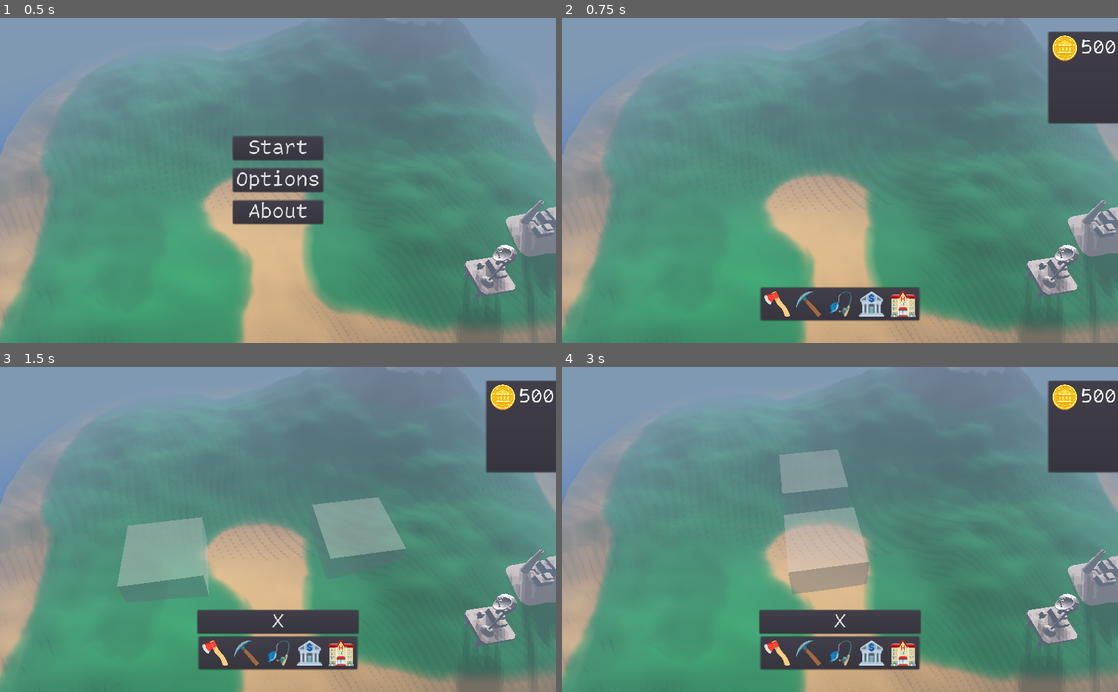
Above: before the commit, frames 1-4 (two rows, left to right).
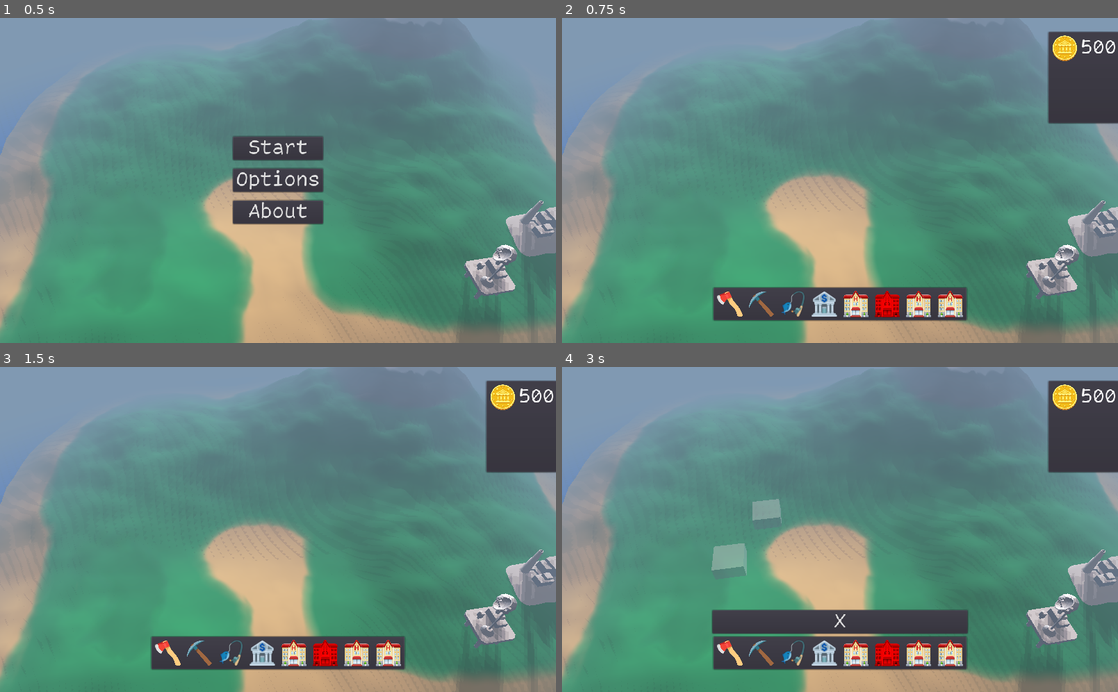
Above: after the commit, the same moments.

Repository: ash4rk/ld54-island-city-builder
Game: Godot game, scene res://main.tscn
Same seed, same stepped clock (60 frames per second), same inputs: the game is played once before the commit and once after it.
Inputs (mouse positions are in pixels of both pictures, inside the frame that each line leads up to):
- Up to frame 1 (0.5 s): no input
- Up to frame 2 (0.75 s): click "Start" at 0.5 s
- Up to frame 3 (1.5 s): click (216, 653) at 1.27 s
- Up to frame 4 (3 s): click (728, 653) at 2.02 s; click (806, 653) at 2.77 s

Frame 1 is identical in both runs. In frame 2, 3.3% of the frame differs, in the area x 27-73%, y 82-94%; in frame 3, 11%, in the area x 21-73%, y 40-94%; in frame 4, 10%.

Commit message:
FIX: Update buildings info

Diff:
--- a/assets/buildings_info/building_info_resource.gd
+++ b/assets/buildings_info/building_info_resource.gd
@@ -2,8 +2,10 @@
 
 export var build_name: String = "empty"
 export var cost_coins: int = 0
-export var income_time: float = 3.0
-export(int, FLAGS, "Coastal", "OnTheRocks", "OnTheSand", "Forest") var required_terrain = 0
+export var income: int = 0
+export var technologies: int = 0
+export var attractiveness: int = 0
+export(int, FLAGS, "Coastal", "Mountains", "Ground") var required_terrain = 0
 
 export(PackedScene) var mesh
 export(Resource) var particle_image
--- a/assets/buildings_info/sawmill.tres
+++ b/assets/buildings_info/bungalow.tres
@@ -1,14 +1,16 @@
 [gd_resource type="Resource" load_steps=4 format=2]
 
 [ext_resource path="res://assets/buildings_info/building_info_resource.gd" type="Script" id=1]
-[ext_resource path="res://assets/placeholders/buildings/sawmill_mesh.tscn" type="PackedScene" id=2]
+[ext_resource path="res://assets/buildings/Bungalo.tscn" type="PackedScene" id=2]
 [ext_resource path="res://assets/placeholders/log.png" type="Texture" id=3]
 
 [resource]
 script = ExtResource( 1 )
-build_name = "Sawmill"
-cost_coins = 35
-income_time = 3.0
-required_terrain = 8
+build_name = "Bungalow"
+cost_coins = 25
+income = 0
+technologies = -1
+attractiveness = 4
+required_terrain = 1
 mesh = ExtResource( 2 )
 particle_image = ExtResource( 3 )
--- /dev/null
+++ b/assets/buildings_info/cat_attraction.tres
@@ -0,0 +1,16 @@
+[gd_resource type="Resource" load_steps=4 format=2]
+
+[ext_resource path="res://assets/buildings_info/building_info_resource.gd" type="Script" id=1]
+[ext_resource path="res://assets/placeholders/buildings/green_building.tscn" type="PackedScene" id=2]
+[ext_resource path="res://assets/placeholders/tree.png" type="Texture" id=3]
+
+[resource]
+script = ExtResource( 1 )
+build_name = "CatAttraction"
+cost_coins = 350
+income = -6
+technologies = 0
+attractiveness = 40
+required_terrain = 4
+mesh = ExtResource( 2 )
+particle_image = ExtResource( 3 )
--- /dev/null
+++ b/assets/buildings_info/docks.tres
@@ -0,0 +1,16 @@
+[gd_resource type="Resource" load_steps=4 format=2]
+
+[ext_resource path="res://assets/buildings_info/building_info_resource.gd" type="Script" id=1]
+[ext_resource path="res://assets/buildings/Docks.tscn" type="PackedScene" id=2]
+[ext_resource path="res://assets/placeholders/fish.png" type="Texture" id=3]
+
+[resource]
+script = ExtResource( 1 )
+build_name = "Docks"
+cost_coins = 30
+income = 8
+technologies = 0
+attractiveness = -2
+required_terrain = 1
+mesh = ExtResource( 2 )
+particle_image = ExtResource( 3 )
--- a/assets/buildings_info/quarry.tres
+++ b/assets/buildings_info/factory.tres
@@ -1,14 +1,16 @@
 [gd_resource type="Resource" load_steps=4 format=2]
 
 [ext_resource path="res://assets/buildings_info/building_info_resource.gd" type="Script" id=1]
-[ext_resource path="res://assets/placeholders/buildings/quarry_mesh.tscn" type="PackedScene" id=2]
+[ext_resource path="res://assets/buildings/Factory.tscn" type="PackedScene" id=2]
 [ext_resource path="res://assets/placeholders/rock.png" type="Texture" id=3]
 
 [resource]
 script = ExtResource( 1 )
-build_name = "Quarry"
-cost_coins = 70
-income_time = 3.0
-required_terrain = 2
+build_name = "Factory"
+cost_coins = 160
+income = 30
+technologies = 0
+attractiveness = -8
+required_terrain = 4
 mesh = ExtResource( 2 )
 particle_image = ExtResource( 3 )
--- /dev/null
+++ b/assets/buildings_info/hotel.tres
@@ -0,0 +1,16 @@
+[gd_resource type="Resource" load_steps=4 format=2]
+
+[ext_resource path="res://assets/buildings_info/building_info_resource.gd" type="Script" id=1]
+[ext_resource path="res://assets/placeholders/hotel.png" type="Texture" id=2]
+[ext_resource path="res://assets/placeholders/buildings/white_building.tscn" type="PackedScene" id=3]
+
+[resource]
+script = ExtResource( 1 )
+build_name = "Hotel"
+cost_coins = 110
+income = 2
+technologies = -2
+attractiveness = 7
+required_terrain = 4
+mesh = ExtResource( 3 )
+particle_image = ExtResource( 2 )
--- /dev/null
+++ b/assets/buildings_info/meteo.tres
@@ -0,0 +1,16 @@
+[gd_resource type="Resource" load_steps=4 format=2]
+
+[ext_resource path="res://assets/buildings_info/building_info_resource.gd" type="Script" id=1]
+[ext_resource path="res://assets/placeholders/rock.png" type="Texture" id=2]
+[ext_resource path="res://assets/buildings/Meteo.tscn" type="PackedScene" id=3]
+
+[resource]
+script = ExtResource( 1 )
+build_name = "Meteo"
+cost_coins = 220
+income = -2
+technologies = 5
+attractiveness = -1
+required_terrain = 2
+mesh = ExtResource( 3 )
+particle_image = ExtResource( 2 )
--- /dev/null
+++ b/assets/buildings_info/spaceport.tres
@@ -0,0 +1,16 @@
+[gd_resource type="Resource" load_steps=4 format=2]
+
+[ext_resource path="res://assets/buildings_info/building_info_resource.gd" type="Script" id=1]
+[ext_resource path="res://assets/placeholders/rock.png" type="Texture" id=2]
+[ext_resource path="res://assets/placeholders/buildings/white_building.tscn" type="PackedScene" id=3]
+
+[resource]
+script = ExtResource( 1 )
+build_name = "Spaceport"
+cost_coins = 800
+income = -5
+technologies = 20
+attractiveness = -2
+required_terrain = 4
+mesh = ExtResource( 3 )
+particle_image = ExtResource( 2 )
--- /dev/null
+++ b/assets/buildings_info/winery.tres
@@ -0,0 +1,16 @@
+[gd_resource type="Resource" load_steps=4 format=2]
+
+[ext_resource path="res://assets/buildings_info/building_info_resource.gd" type="Script" id=1]
+[ext_resource path="res://assets/placeholders/rock.png" type="Texture" id=2]
+[ext_resource path="res://assets/placeholders/buildings/blue_building.tscn" type="PackedScene" id=3]
+
+[resource]
+script = ExtResource( 1 )
+build_name = "Winery"
+cost_coins = 100
+income = 18
+technologies = -4
+attractiveness = 0
+required_terrain = 2
+mesh = ExtResource( 3 )
+particle_image = ExtResource( 2 )
--- a/assets/placeholders/buildings/shipyard_mesh.tscn
+++ b/assets/placeholders/buildings/blue_building.tscn
@@ -4,5 +4,5 @@
 resource_local_to_scene = true
 albedo_color = Color( 0.0627451, 0.52549, 0.894118, 1 )
 
-[node name="ShipyardMesh" type="CSGCylinder"]
+[node name="BlueBuildingMesh" type="CSGCylinder"]
 material = SubResource( 1 )
--- a/assets/placeholders/buildings/sawmill_mesh.tscn
+++ b/assets/placeholders/buildings/green_building.tscn
@@ -4,5 +4,5 @@
 resource_local_to_scene = true
 albedo_color = Color( 0.345098, 0.917647, 0.227451, 1 )
 
-[node name="SawmillMesh" type="CSGCylinder"]
+[node name="GreenBuildingMesh" type="CSGCylinder"]
 material = SubResource( 1 )
--- a/assets/placeholders/buildings/quarry_mesh.tscn
+++ b/assets/placeholders/buildings/white_building.tscn
@@ -2,5 +2,5 @@
 
 [sub_resource type="SpatialMaterial" id=1]
 
-[node name="QuarryMesh" type="CSGCylinder"]
+[node name="WhiteBuildingMesh" type="CSGCylinder"]
 material = SubResource( 1 )
--- a/main.tscn
+++ b/main.tscn
@@ -1,11 +1,11 @@
-[gd_scene load_steps=27 format=2]
+[gd_scene load_steps=33 format=2]
 
 [ext_resource path="res://scenes/placeholder.tscn" type="PackedScene" id=1]
 [ext_resource path="res://scripts/main_menu.gd" type="Script" id=2]
 [ext_resource path="res://assets/main_theme.tres" type="Theme" id=3]
-[ext_resource path="res://assets/buildings_info/sawmill.tres" type="Resource" id=4]
+[ext_resource path="res://assets/buildings_info/bungalow.tres" type="Resource" id=4]
 [ext_resource path="res://assets/placeholders/coin.png" type="Texture" id=5]
-[ext_resource path="res://assets/buildings_info/quarry.tres" type="Resource" id=6]
+[ext_resource path="res://assets/buildings_info/docks.tres" type="Resource" id=6]
 [ext_resource path="res://scenes/ui/building_button.tscn" type="PackedScene" id=7]
 [ext_resource path="res://assets/placeholders/bank.png" type="Texture" id=8]
 [ext_resource path="res://assets/placeholders/fishrod.png" type="Texture" id=9]
@@ -19,6 +19,12 @@
 [ext_resource path="res://assets/buildings/Bungalo.tscn" type="PackedScene" id=17]
 [ext_resource path="res://assets/buildings/Meteo.tscn" type="PackedScene" id=18]
 [ext_resource path="res://assets/buildings/Factory.tscn" type="PackedScene" id=19]
+[ext_resource path="res://assets/buildings_info/spaceport.tres" type="Resource" id=20]
+[ext_resource path="res://assets/buildings_info/cat_attraction.tres" type="Resource" id=21]
+[ext_resource path="res://assets/buildings_info/factory.tres" type="Resource" id=22]
+[ext_resource path="res://assets/buildings_info/winery.tres" type="Resource" id=23]
+[ext_resource path="res://assets/buildings_info/hotel.tres" type="Resource" id=24]
+[ext_resource path="res://assets/buildings_info/meteo.tres" type="Resource" id=25]
 
 [sub_resource type="SpatialMaterial" id=4]
 resource_local_to_scene = true
@@ -88,34 +94,34 @@
 [node name="Props" type="Spatial" parent="World"]
 
 [node name="Buildings" type="Spatial" parent="World"]
-transform = Transform( 5, 0, 0, 0, 5, 0, 0, 0, 5, -15.0138, 2.12112, 16.194 )
+transform = Transform( 1, 0, 0, 0, 1, 0, 0, 0, 1, -15.0138, 2.12112, 16.194 )
 
 [node name="Placeholders" type="Spatial" parent="World/Buildings"]
 
 [node name="Placeholder" parent="World/Buildings/Placeholders" instance=ExtResource( 1 )]
-transform = Transform( 1, 0, 0, 0, 1, 0, 0, 0, 1, -2.54602, 0, 0 )
+transform = Transform( 1, 0, 0, 0, 1, 0, 0, 0, 1, -12.6824, 0, 0 )
 material = SubResource( 4 )
-terrain_tags = 8
+terrain_tags = 1
 
 [node name="Placeholder2" parent="World/Buildings/Placeholders" instance=ExtResource( 1 )]
-transform = Transform( 1, 0, 0, 0, 1, 0, 0, 0, 1, 0, -2.38419e-07, -2.9113 )
+transform = Transform( 1, 0, 0, 0, 1, 0, 0, 0, 1, -7.63307, -2.38419e-07, -8.17518 )
 material = SubResource( 5 )
-terrain_tags = 2
+terrain_tags = 1
 
 [node name="Placeholder3" parent="World/Buildings/Placeholders" instance=ExtResource( 1 )]
-transform = Transform( 1, 0, 0, 0, 1, 0, 0, 0, 1, 0, 2.38419e-07, 0 )
+transform = Transform( 1, 0, 0, 0, 1, 0, 0, 0, 1, 2.57608, 2.38419e-07, -9.02251 )
 material = SubResource( 6 )
 terrain_tags = 2
 
 [node name="Placeholder4" parent="World/Buildings/Placeholders" instance=ExtResource( 1 )]
-transform = Transform( 1, 0, 0, 0, 1, 0, 0, 0, 1, 0, 0, 2.43717 )
+transform = Transform( 1, 0, 0, 0, 1, 0, 0, 0, 1, -6.95565, 0, 3.62015 )
 material = SubResource( 7 )
+terrain_tags = 2
+
+[node name="Placeholder5" parent="World/Buildings/Placeholders" instance=ExtResource( 1 )]
+transform = Transform( 1, 0, 0, 0, 1, 0, 0, 0, 1, 3.50617, 4.76837e-07, 0.96162 )
+material = SubResource( 8 )
 terrain_tags = 4
-
-[node name="Placeholder5" parent="World/Buildings/Placeholders" instance=ExtResource( 1 )]
-transform = Transform( 1, 0, 0, 0, 1, 0, 0, 0, 1, 2.59697, 4.76837e-07, 0 )
-material = SubResource( 8 )
-terrain_tags = 8
 
 [node name="Sea" type="CSGMesh" parent="World"]
 transform = Transform( 1, 0, 0, 0, -4.37114e-08, 1, 0, -1, -4.37114e-08, -1.48114, -0.789192, -4.17184 )
@@ -218,29 +224,47 @@
 margin_bottom = 57.0
 custom_constants/separation = 8
 
-[node name="Sawmill" parent="UI/BuildingContainer/BuildingButtons/HBoxContainer" instance=ExtResource( 7 )]
-building_info = ExtResource( 4 )
-
-[node name="Quarry" parent="UI/BuildingContainer/BuildingButtons/HBoxContainer" instance=ExtResource( 7 )]
+[node name="Docks" parent="UI/BuildingContainer/BuildingButtons/HBoxContainer" instance=ExtResource( 7 )]
+building_info = ExtResource( 6 )
+
+[node name="Bungalo" parent="UI/BuildingContainer/BuildingButtons/HBoxContainer" instance=ExtResource( 7 )]
 margin_left = 58.0
 margin_right = 108.0
 texture_normal = ExtResource( 11 )
-building_info = ExtResource( 6 )
-
-[node name="Shipyard" parent="UI/BuildingContainer/BuildingButtons/HBoxContainer" instance=ExtResource( 7 )]
+building_info = ExtResource( 4 )
+
+[node name="Hotel" parent="UI/BuildingContainer/BuildingButtons/HBoxContainer" instance=ExtResource( 7 )]
 margin_left = 116.0
 margin_right = 166.0
 texture_normal = ExtResource( 9 )
-building_info = ExtResource( 4 )
-
-[node name="Bank" parent="UI/BuildingContainer/BuildingButtons/HBoxContainer" instance=ExtResource( 7 )]
+building_info = ExtResource( 24 )
+
+[node name="Factory" parent="UI/BuildingContainer/BuildingButtons/HBoxContainer" instance=ExtResource( 7 )]
 margin_left = 174.0
 margin_right = 224.0
 texture_normal = ExtResource( 8 )
-building_info = ExtResource( 4 )
-
-[node name="Hotel" parent="UI/BuildingContainer/BuildingButtons/HBoxContainer" instance=ExtResource( 7 )]
-margin_left = 232.0
-margin_right = 282.0
-texture_normal = ExtResource( 10 )
-building_info = ExtResource( 4 )
+building_info = ExtResource( 22 )
+
+[node name="CatAttraction" parent="UI/BuildingContainer/BuildingButtons/HBoxContainer" instance=ExtResource( 7 )]
+margin_left = 232.0
+margin_right = 282.0
+texture_normal = ExtResource( 10 )
+building_info = ExtResource( 21 )
+
+[node name="Spaceport" parent="UI/BuildingContainer/BuildingButtons/HBoxContainer" instance=ExtResource( 7 )]
+margin_left = 232.0
+margin_right = 282.0
+texture_normal = ExtResource( 10 )
+building_info = ExtResource( 20 )
+
+[node name="Meteo" parent="UI/BuildingContainer/BuildingButtons/HBoxContainer" instance=ExtResource( 7 )]
+margin_left = 232.0
+margin_right = 282.0
+texture_normal = ExtResource( 10 )
+building_info = ExtResource( 25 )
+
+[node name="Winery" parent="UI/BuildingContainer/BuildingButtons/HBoxContainer" instance=ExtResource( 7 )]
+margin_left = 232.0
+margin_right = 282.0
+texture_normal = ExtResource( 10 )
+building_info = ExtResource( 23 )
--- a/scenes/building.gd
+++ b/scenes/building.gd
@@ -7,8 +7,7 @@
 
 func _ready():
 	self.add_child(building_info.mesh.instance())
-	$IncomeTimer.wait_time = building_info.income_time
-	$IncomeTimer.connect("timeout", self, "_emit_income")
+	Global.connect("update_stats", self, "_emit_income")
 	if building_info.particle_image:
 		$IncomeParticle.mesh.material.albedo_texture = building_info.particle_image
 
--- a/scenes/building.tscn
+++ b/scenes/building.tscn
@@ -19,11 +19,9 @@
 [node name="Building" type="Spatial"]
 script = ExtResource( 1 )
 
-[node name="IncomeTimer" type="Timer" parent="."]
-wait_time = 3.0
-autostart = true
-
 [node name="IncomeParticle" type="CPUParticles" parent="."]
+emitting = false
 amount = 1
+one_shot = true
 mesh = SubResource( 2 )
 gravity = Vector3( 0, 20, 0 )
--- /dev/null
+++ b/scenes/bungalow.tscn
@@ -0,0 +1,24 @@
+[gd_scene load_steps=6 format=2]
+
+[ext_resource path="res://scenes/building.tscn" type="PackedScene" id=1]
+[ext_resource path="res://assets/placeholders/log.png" type="Texture" id=2]
+[ext_resource path="res://assets/buildings_info/bungalow.tres" type="Resource" id=3]
+
+[sub_resource type="SpatialMaterial" id=1]
+resource_local_to_scene = true
+flags_transparent = true
+params_billboard_mode = 3
+particles_anim_h_frames = 1
+particles_anim_v_frames = 1
+particles_anim_loop = false
+albedo_texture = ExtResource( 2 )
+
+[sub_resource type="QuadMesh" id=2]
+resource_local_to_scene = true
+material = SubResource( 1 )
+
+[node name="Bungalow" instance=ExtResource( 1 )]
+building_info = ExtResource( 3 )
+
+[node name="IncomeParticle" parent="." index="0"]
+mesh = SubResource( 2 )
--- /dev/null
+++ b/scenes/cat_attraction.tscn
@@ -0,0 +1,24 @@
+[gd_scene load_steps=6 format=2]
+
+[ext_resource path="res://scenes/building.tscn" type="PackedScene" id=1]
+[ext_resource path="res://assets/placeholders/log.png" type="Texture" id=2]
+[ext_resource path="res://assets/buildings_info/cat_attraction.tres" type="Resource" id=3]
+
+[sub_resource type="SpatialMaterial" id=1]
+resource_local_to_scene = true
+flags_transparent = true
+params_billboard_mode = 3
+particles_anim_h_frames = 1
+particles_anim_v_frames = 1
+particles_anim_loop = false
+albedo_texture = ExtResource( 2 )
+
+[sub_resource type="QuadMesh" id=2]
+resource_local_to_scene = true
+material = SubResource( 1 )
+
+[node name="CatAttraction" instance=ExtResource( 1 )]
+building_info = ExtResource( 3 )
+
+[node name="IncomeParticle" parent="." index="0"]
+mesh = SubResource( 2 )
--- a/scenes/sawmill.tscn
+++ b/scenes/docks.tscn
@@ -1,8 +1,8 @@
 [gd_scene load_steps=6 format=2]
 
 [ext_resource path="res://scenes/building.tscn" type="PackedScene" id=1]
-[ext_resource path="res://assets/placeholders/log.png" type="Texture" id=2]
-[ext_resource path="res://assets/buildings_info/sawmill.tres" type="Resource" id=3]
+[ext_resource path="res://assets/placeholders/rock.png" type="Texture" id=2]
+[ext_resource path="res://assets/buildings_info/docks.tres" type="Resource" id=3]
 
 [sub_resource type="SpatialMaterial" id=1]
 resource_local_to_scene = true
@@ -17,8 +17,8 @@
 resource_local_to_scene = true
 material = SubResource( 1 )
 
-[node name="Sawmill" instance=ExtResource( 1 )]
+[node name="Docks" instance=ExtResource( 1 )]
 building_info = ExtResource( 3 )
 
-[node name="IncomeParticle" parent="." index="1"]
+[node name="IncomeParticle" parent="." index="0"]
 mesh = SubResource( 2 )
--- a/scenes/shipyard.tscn
+++ b/scenes/factory.tscn
@@ -1,8 +1,8 @@
 [gd_scene load_steps=6 format=2]
 
 [ext_resource path="res://scenes/building.tscn" type="PackedScene" id=1]
-[ext_resource path="res://assets/placeholders/fish.png" type="Texture" id=2]
-[ext_resource path="res://assets/placeholders/buildings/shipyard_mesh.tscn" type="PackedScene" id=3]
+[ext_resource path="res://assets/placeholders/log.png" type="Texture" id=2]
+[ext_resource path="res://assets/buildings_info/factory.tres" type="Resource" id=3]
 
 [sub_resource type="SpatialMaterial" id=1]
 resource_local_to_scene = true
@@ -17,12 +17,8 @@
 resource_local_to_scene = true
 material = SubResource( 1 )
 
-[node name="Shipyard" instance=ExtResource( 1 )]
-build_name = "Shipyard"
-cost_coins = 100
-required_terrain = 4
-mesh = ExtResource( 3 )
-particle_image = ExtResource( 2 )
+[node name="Factory" instance=ExtResource( 1 )]
+building_info = ExtResource( 3 )
 
-[node name="IncomeParticle" parent="." index="1"]
+[node name="IncomeParticle" parent="." index="0"]
 mesh = SubResource( 2 )
--- /dev/null
+++ b/scenes/hotel.tscn
@@ -0,0 +1,24 @@
+[gd_scene load_steps=6 format=2]
+
+[ext_resource path="res://scenes/building.tscn" type="PackedScene" id=1]
+[ext_resource path="res://assets/placeholders/log.png" type="Texture" id=2]
+[ext_resource path="res://assets/buildings_info/hotel.tres" type="Resource" id=3]
+
+[sub_resource type="SpatialMaterial" id=1]
+resource_local_to_scene = true
+flags_transparent = true
+params_billboard_mode = 3
+particles_anim_h_frames = 1
+particles_anim_v_frames = 1
+particles_anim_loop = false
+albedo_texture = ExtResource( 2 )
+
+[sub_resource type="QuadMesh" id=2]
+resource_local_to_scene = true
+material = SubResource( 1 )
+
+[node name="Hotel" instance=ExtResource( 1 )]
+building_info = ExtResource( 3 )
+
+[node name="IncomeParticle" parent="." index="0"]
+mesh = SubResource( 2 )
--- /dev/null
+++ b/scenes/meteo.tscn
@@ -0,0 +1,24 @@
+[gd_scene load_steps=6 format=2]
+
+[ext_resource path="res://scenes/building.tscn" type="PackedScene" id=1]
+[ext_resource path="res://assets/placeholders/log.png" type="Texture" id=2]
+[ext_resource path="res://assets/buildings_info/meteo.tres" type="Resource" id=3]
+
+[sub_resource type="SpatialMaterial" id=1]
+resource_local_to_scene = true
+flags_transparent = true
+params_billboard_mode = 3
+particles_anim_h_frames = 1
+particles_anim_v_frames = 1
+particles_anim_loop = false
+albedo_texture = ExtResource( 2 )
+
+[sub_resource type="QuadMesh" id=2]
+resource_local_to_scene = true
+material = SubResource( 1 )
+
+[node name="Meteo" instance=ExtResource( 1 )]
+building_info = ExtResource( 3 )
+
+[node name="IncomeParticle" parent="." index="0"]
+mesh = SubResource( 2 )
--- a/scenes/placeholder.gd
+++ b/scenes/placeholder.gd
@@ -1,7 +1,7 @@
 extends CSGBox
 
 signal building_created()
-export(int, FLAGS, "Coastal", "OnTheRocks", "OnTheSand", "Forest") var terrain_tags = 0
+export(int, FLAGS, "Coastal", "Mountains", "Ground") var terrain_tags = 0
 enum State { NORMAL, ACTIVE, RESTRICTED, CONSTRUCTED}
 
 onready var buildings_node = $"../../"
@@ -54,12 +54,22 @@
 
 	if (event is InputEventMouseButton and event.pressed and event.button_index == BUTTON_LEFT) and Global.coins>= cost_value:
 		match want_to_build:
-			"Sawmill":
-				_create_building(preload("res://scenes/sawmill.tscn").instance())
-			"Quarry":
-				_create_building(preload("res://scenes/quarry.tscn").instance())
-			"Shipyard":
-				_create_building(preload("res://scenes/shipyard.tscn").instance())
+			"Docks":
+				_create_building(preload("res://scenes/docks.tscn").instance())
+			"Bungalow":
+				_create_building(preload("res://scenes/bungalow.tscn").instance())
+			"Hotel":
+				_create_building(preload("res://scenes/hotel.tscn").instance())
+			"Factory":
+				_create_building(preload("res://scenes/factory.tscn").instance())
+			"CatAttraction":
+				_create_building(preload("res://scenes/cat_attraction.tscn").instance())
+			"Spaceport":
+				_create_building(preload("res://scenes/spaceport.tscn").instance())
+			"Meteo":
+				_create_building(preload("res://scenes/meteo.tscn").instance())
+			"Winery":
+				_create_building(preload("res://scenes/winery.tscn").instance())
 			"_":
 				pass
 		change_state(State.CONSTRUCTED)
--- a/scenes/placeholder.tscn
+++ b/scenes/placeholder.tscn
@@ -7,12 +7,14 @@
 albedo_color = Color( 1, 1, 1, 0.439216 )
 
 [sub_resource type="BoxShape" id=2]
-extents = Vector3( 1, 0.5, 1 )
+extents = Vector3( 2, 1, 2 )
 
 [node name="Placeholder" type="CSGBox"]
-height = 1.0
+width = 4.0
+depth = 4.0
 material = SubResource( 3 )
 script = ExtResource( 1 )
+terrain_tags = null
 
 [node name="Area" type="Area" parent="."]
 
--- a/scenes/quarry.tscn
+++ b/scenes/spaceport.tscn
@@ -1,8 +1,8 @@
 [gd_scene load_steps=6 format=2]
 
 [ext_resource path="res://scenes/building.tscn" type="PackedScene" id=1]
-[ext_resource path="res://assets/placeholders/rock.png" type="Texture" id=2]
-[ext_resource path="res://assets/buildings_info/quarry.tres" type="Resource" id=3]
+[ext_resource path="res://assets/placeholders/log.png" type="Texture" id=2]
+[ext_resource path="res://assets/buildings_info/spaceport.tres" type="Resource" id=3]
 
 [sub_resource type="SpatialMaterial" id=1]
 resource_local_to_scene = true
@@ -17,8 +17,8 @@
 resource_local_to_scene = true
 material = SubResource( 1 )
 
-[node name="Quarry" instance=ExtResource( 1 )]
+[node name="Spaceport" instance=ExtResource( 1 )]
 building_info = ExtResource( 3 )
 
-[node name="IncomeParticle" parent="." index="1"]
+[node name="IncomeParticle" parent="." index="0"]
 mesh = SubResource( 2 )
--- /dev/null
+++ b/scenes/winery.tscn
@@ -0,0 +1,24 @@
+[gd_scene load_steps=6 format=2]
+
+[ext_resource path="res://scenes/building.tscn" type="PackedScene" id=1]
+[ext_resource path="res://assets/placeholders/log.png" type="Texture" id=2]
+[ext_resource path="res://assets/buildings_info/winery.tres" type="Resource" id=3]
+
+[sub_resource type="SpatialMaterial" id=1]
+resource_local_to_scene = true
+flags_transparent = true
+params_billboard_mode = 3
+particles_anim_h_frames = 1
+particles_anim_v_frames = 1
+particles_anim_loop = false
+albedo_texture = ExtResource( 2 )
+
+[sub_resource type="QuadMesh" id=2]
+resource_local_to_scene = true
+material = SubResource( 1 )
+
+[node name="Winery" instance=ExtResource( 1 )]
+building_info = ExtResource( 3 )
+
+[node name="IncomeParticle" parent="." index="0"]
+mesh = SubResource( 2 )
Not shown, added: sources/ConceptArt/Factory.png.import
Not shown, added: sources/ConceptArt/FishingDock.png.import
Not shown, added: sources/ConceptArt/gameplay.png.import
Not shown, added: sources/ConceptArt/ld54-coreloop.drawio.png.import
